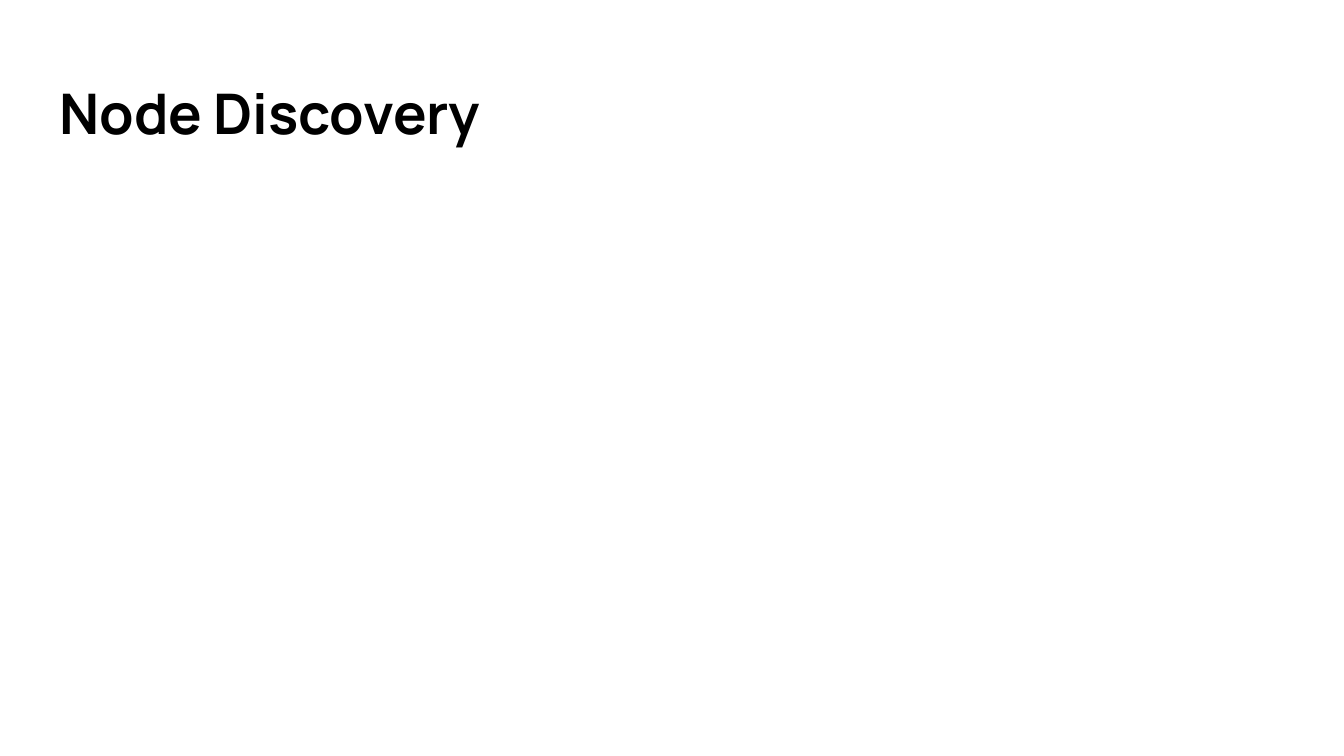
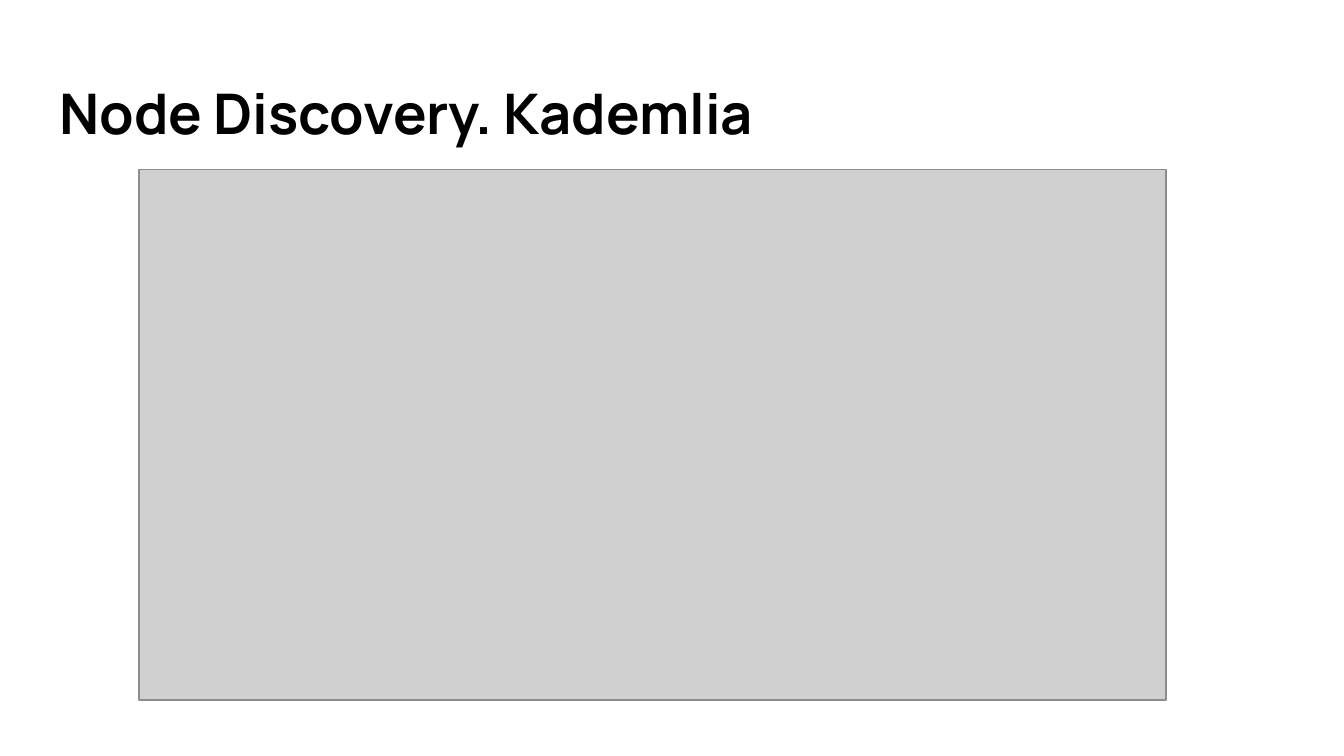
Before and after one commit to ayrat555/talks, a slide deck: slide 38 of mana/Mana.pptx (slide 39 before the commit). Drawn at 1344x756 pixels with LibreOffice and Linux fonts; fonts in the diff are those of the drawing; grey boxes stand for pictures. Boxes give left, top, right and bottom in pixels: in the first picture for what was removed or moved away, otherwise in the second. Text is boxed around its words. In the diff, an @@ line names an element or a change of style, - is before the commit and + after.

```diff
--- a/mana/Mana.pptx
+++ b/mana/Mana.pptx
@@ title at (59, 93, 753, 148): text changed @@
-Node Discovery
+Node Discovery. Kademlia
@@ picture added at (138, 169, 1165, 700) @@
```
Also in this commit, not shown: 17 other slides changed, 7 slides added, 2 other files.
